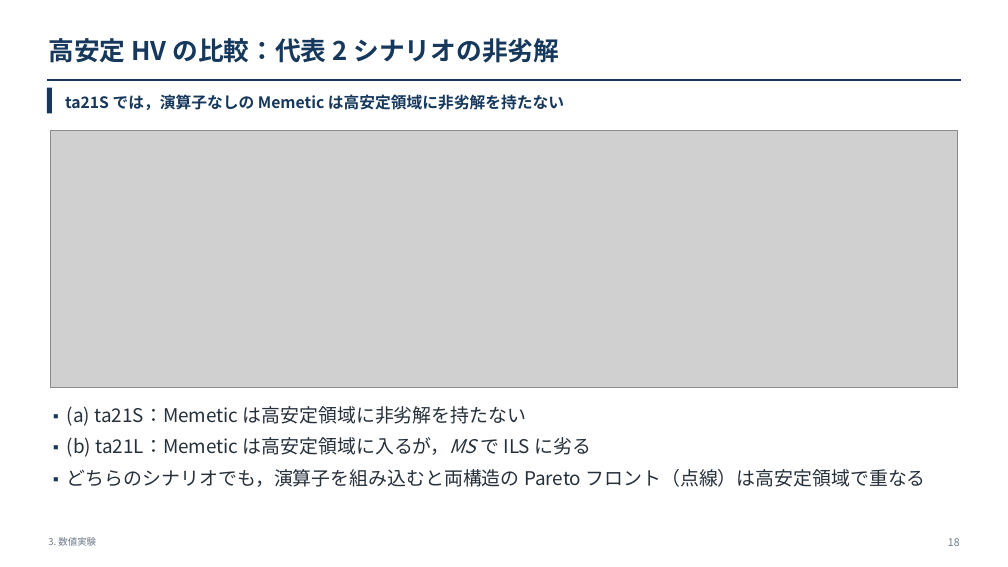
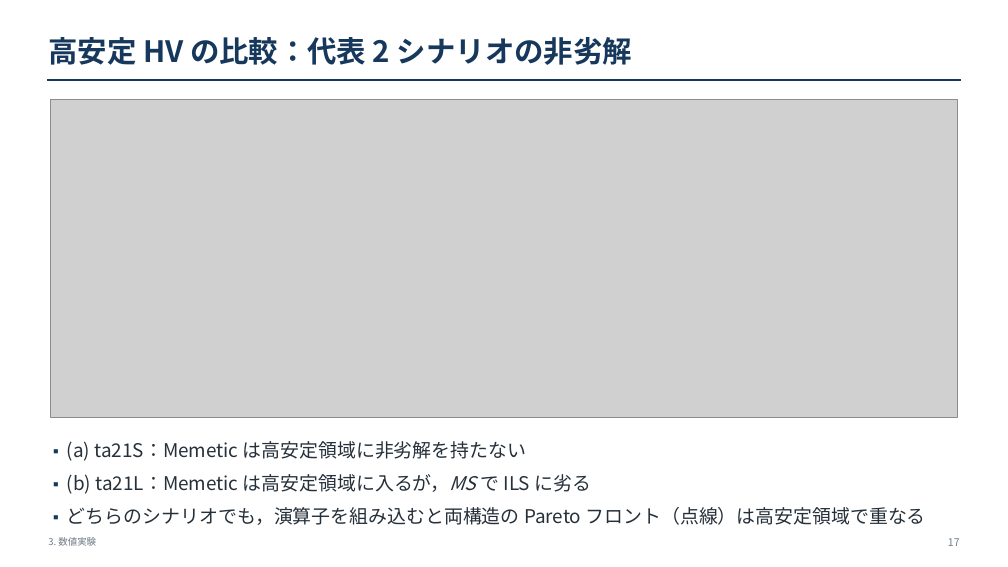
Before and after one commit to kitotakumi/stability_scheduling, a slide deck: slide 17 of doc/presentation_materials/JIMA2026fall_発表.pptx (slide 18 before the commit). Drawn at 1008x567 pixels with LibreOffice and Linux fonts; fonts in the diff are those of the drawing; grey boxes stand for pictures. Boxes give left, top, right and bottom in pixels: in the first picture for what was removed or moved away, otherwise in the second. Text is boxed around its words. In the diff, an @@ line names an element or a change of style, - is before the commit and + after.

```diff
--- a/doc/presentation_materials/JIMA2026fall_発表.pptx
+++ b/doc/presentation_materials/JIMA2026fall_発表.pptx
@@ text "高安定 HV の比較：代表 2 シナリオの非劣解" at (x1=48, y1=37, x2=632, y2=65): size 24.5 to 28 pt @@
@@ rectangle removed at (x1=47, y1=88, x2=52, y2=113) @@
@@ picture resized from (x1=51, y1=130, x2=958, y2=387) to (x1=51, y1=100, x2=958, y2=417) @@
@@ text removed at (x1=65, y1=94, x2=564, y2=110) @@
-ta21S では，演算子なしの Memetic は高安定領域に非劣解を持たない
@@ text "▪ (a) ta21S：Memetic は高安定領域に非劣解を持たない" moved from (x1=67, y1=406, x2=926, y2=487) to (x1=67, y1=441, x2=926, y2=525) @@
@@ text "▪ (a) ta21S：Memetic は高安定領域に非劣解を持たない" at (x1=67, y1=441, x2=926, y2=525): indent changed; more space between paragraphs @@
@@ text at (x1=948, y1=538, x2=960, y2=546): text changed @@
-18
+17
```
Also in this commit, not shown: 32 other slides changed, 1 slide removed, 15 other files.
